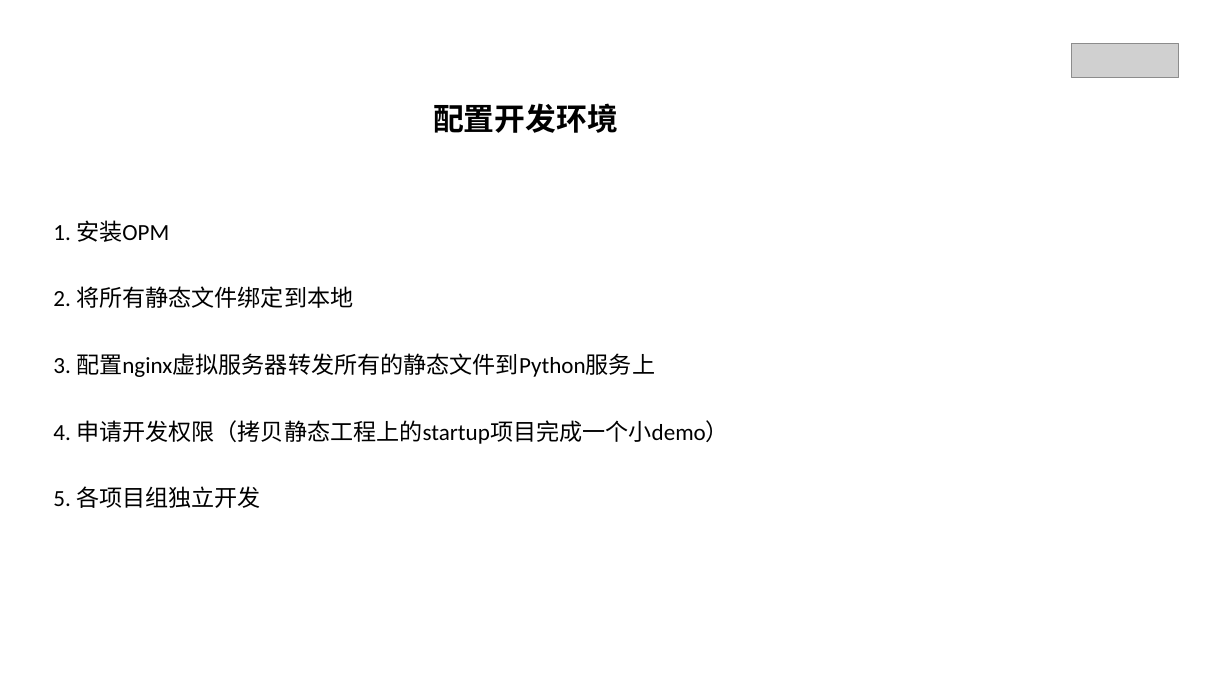
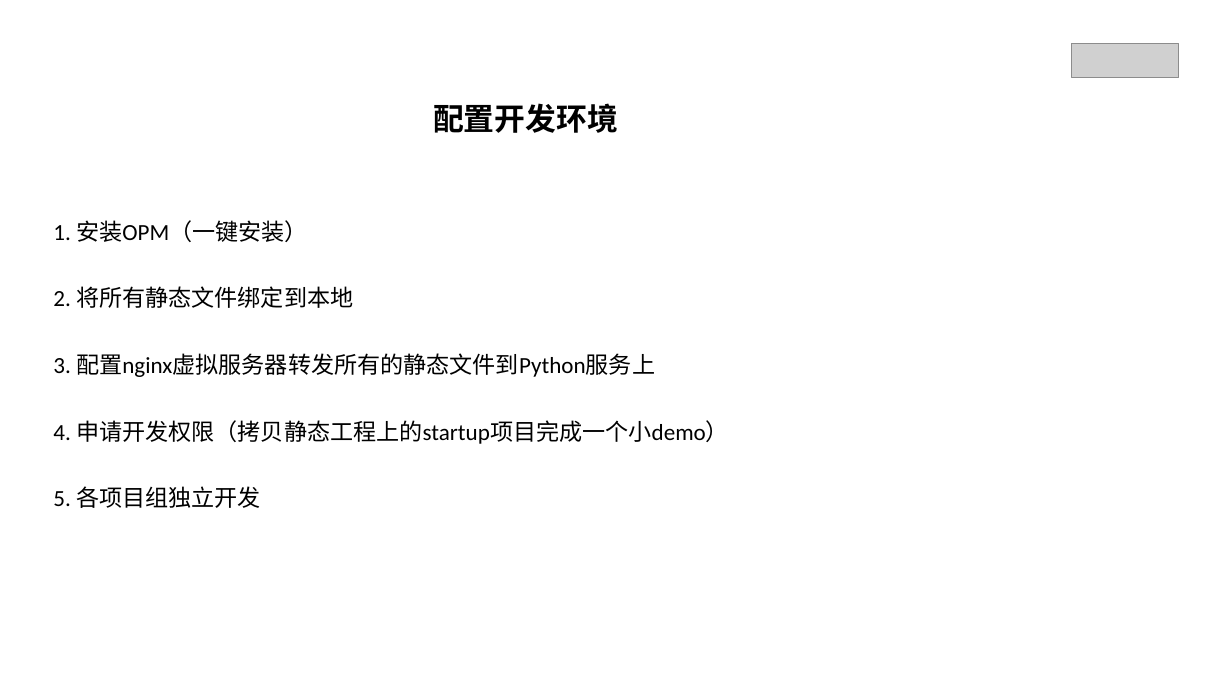
Before and after one commit to EchoFUN/RREN-FEdev, a slide deck: slide 2 of FE-dev-0.0.1.pptx. Drawn at 1232x693 pixels with LibreOffice and Linux fonts; fonts in the diff are those of the drawing; grey boxes stand for pictures. Boxes give left, top, right and bottom in pixels: in the first picture for what was removed or moved away, otherwise in the second. Text is boxed around its words. In the diff, an @@ line names an element or a change of style, - is before the commit and + after.

```diff
--- a/FE-dev-0.0.1.pptx
+++ b/FE-dev-0.0.1.pptx
@@ text at bbox=[53, 220, 308, 242]: text changed @@
-1. 安装OPM
+1. 安装OPM（一键安装）
```
Also in this commit, not shown: 4 other slides changed, 5 slides added.
